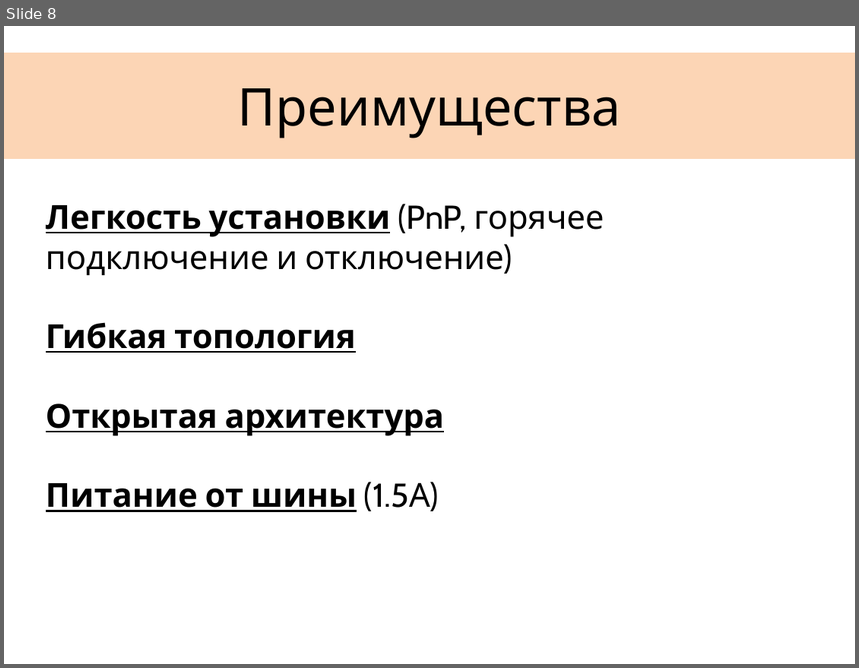
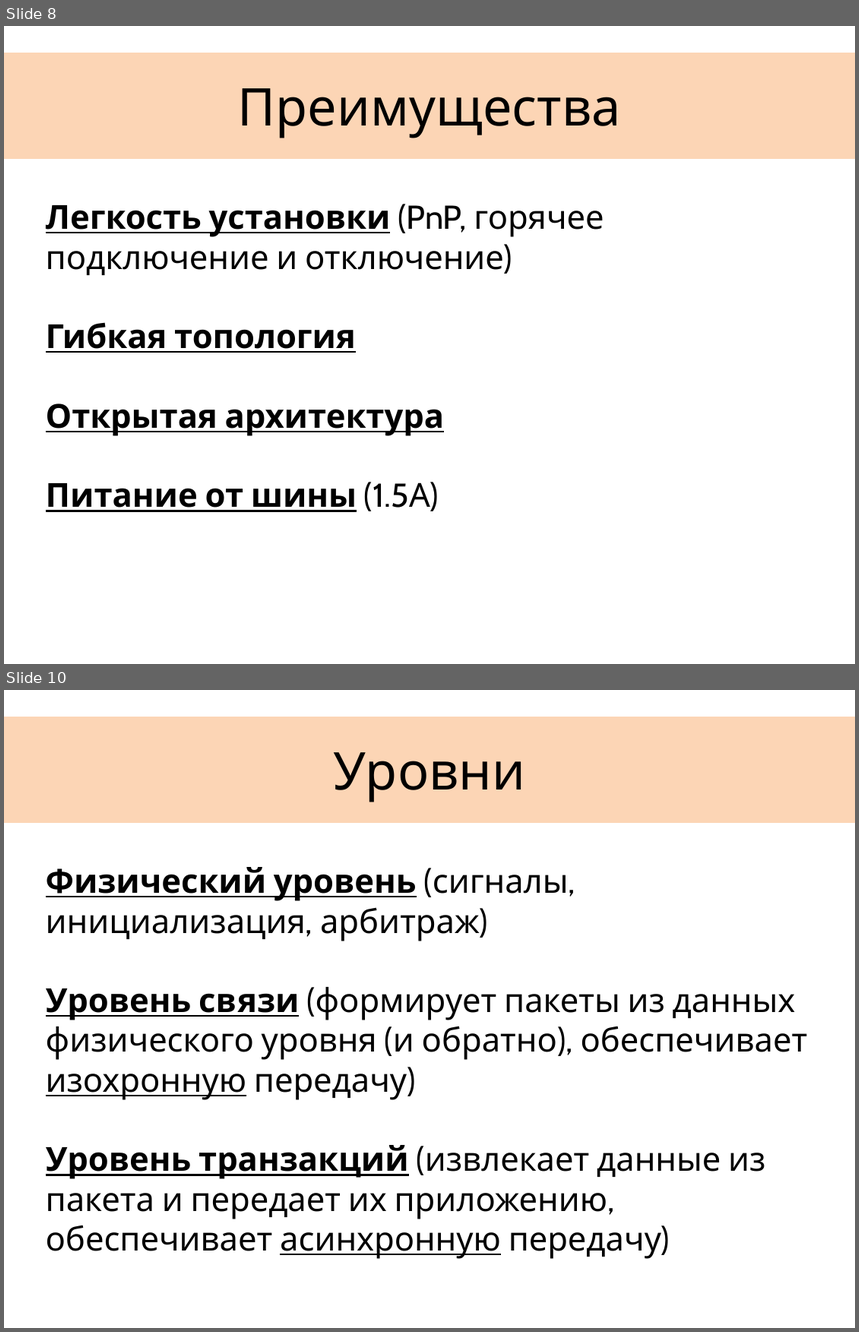
Before and after one commit to gosha92/FireWire, a slide deck: FireWire.pptx. Shown one above the other, each under a label of ours: slide 8 before the commit, slides 8 and 10 after it; the slides between them are not shown. The pictures are 859x668 and 859x1332 pixels, drawn with LibreOffice and Linux fonts; fonts in the diff are those of the drawing. Boxes give left, top, right and bottom in pixels: in the first picture for what was removed or moved away, otherwise in the second. Text is boxed around its words. In the diff, an @@ line names an element or a change of style, - is before the commit and + after.

```diff
--- a/FireWire.pptx
+++ b/FireWire.pptx
@@ slide 10 added at bbox=[4, 690, 855, 1328], background #FFFFFF; not listed: 1 template element that a slide beside it also shows @@
@@ title added at bbox=[333, 752, 525, 802], 44 pt, text #000000 @@
+Уровни
@@ text added at bbox=[46, 867, 808, 1259], 28 pt, text #000000 @@
+Физический уровень (сигналы, инициализация, арбитраж)
+Уровень связи (формирует пакеты из данных физического уровня (и обратно), обеспечивает изохронную передачу)
+Уровень транзакций (извлекает данные из пакета и передает их приложению, обеспечивает асинхронную передачу)
```
Also in this commit, not shown: 2 slides changed, 7 other slides added, 1 slide removed.
